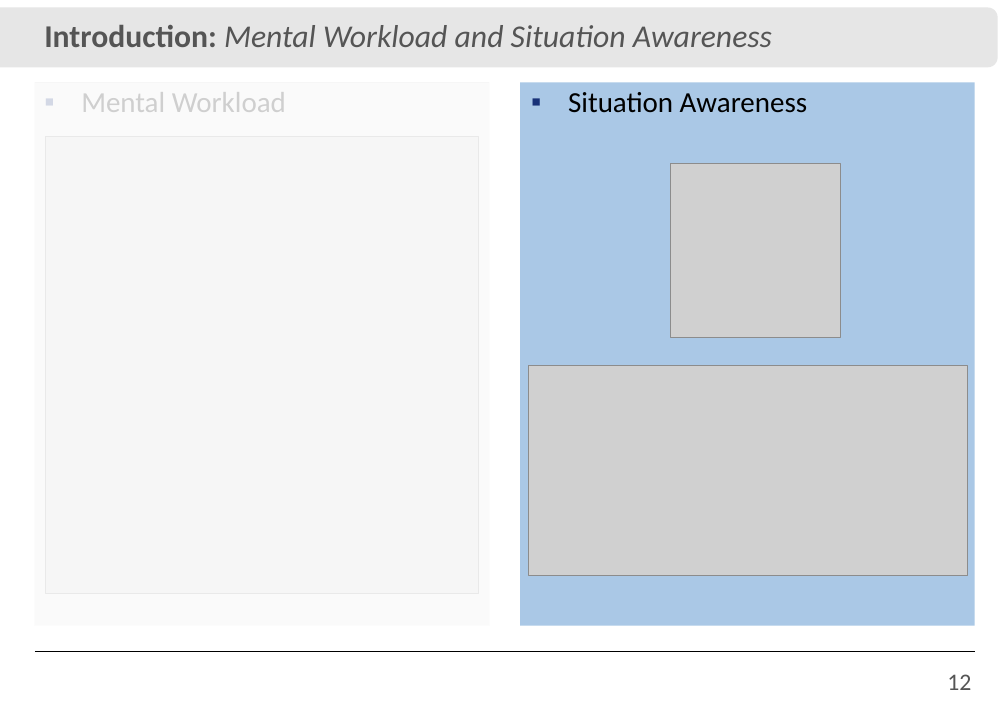
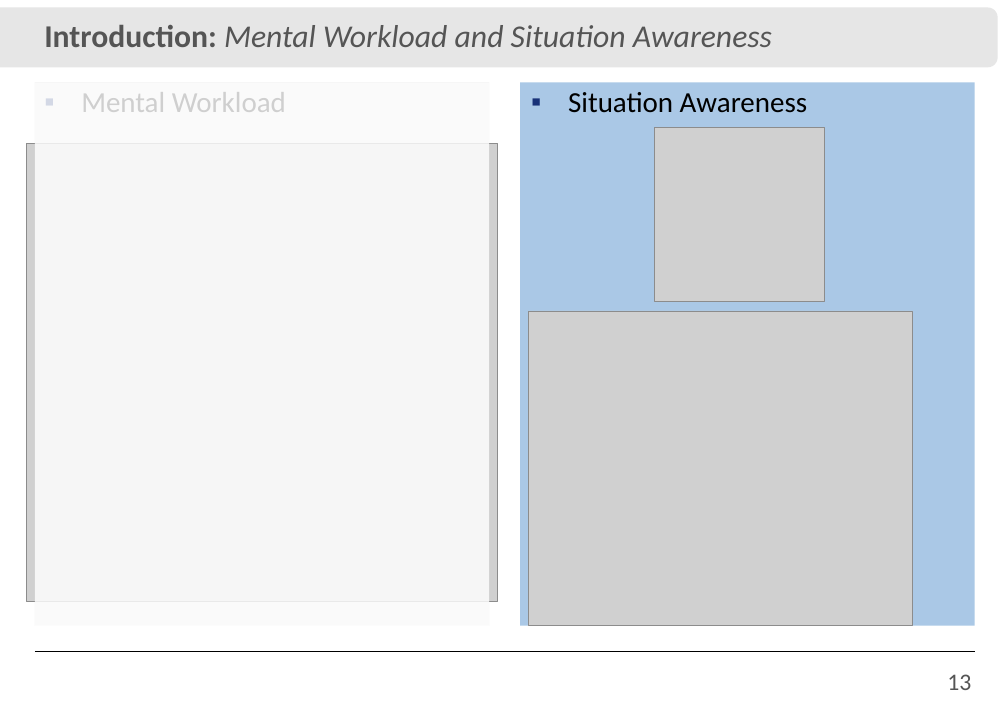
Before and after one commit to IvanRehder/Dissertacao, a slide deck: slide 13 of Apresentação/Apresentação.pptx (slide 12 before the commit). Drawn at 1008x713 pixels with LibreOffice and Linux fonts; fonts in the diff are those of the drawing; grey boxes stand for pictures; background and template pictures are left out. Boxes give left, top, right and bottom in pixels: in the first picture for what was removed or moved away, otherwise in the second. Text is boxed around its words. In the diff, an @@ line names an element or a change of style, - is before the commit and + after.

```diff
--- a/Apresentação/Apresentação.pptx
+++ b/Apresentação/Apresentação.pptx
@@ picture: place and size @@
-picture at [45,137,479,594]
+picture at [27,143,498,601]
@@ picture: place and size @@
-picture at [671,163,841,337]
+picture at [654,128,824,302]
@@ picture: place and size @@
-picture at [528,365,967,575]
+picture at [529,311,913,625]
@@ page number at [947,674,971,690]: text changed @@
-12
+13
```
Also in this commit, not shown: 15 other slides changed, 8 slides added, 3 slides removed, 47 other files.
